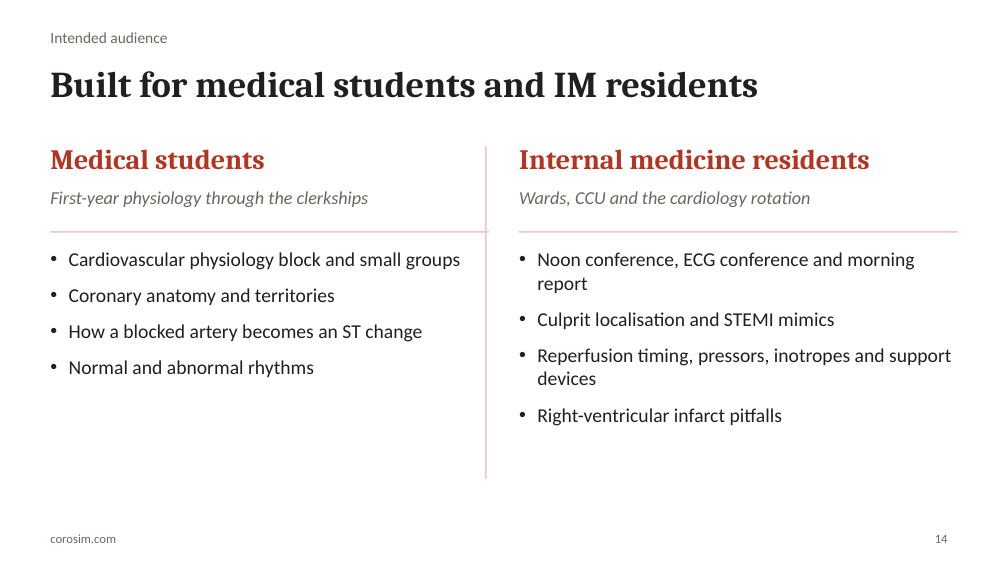
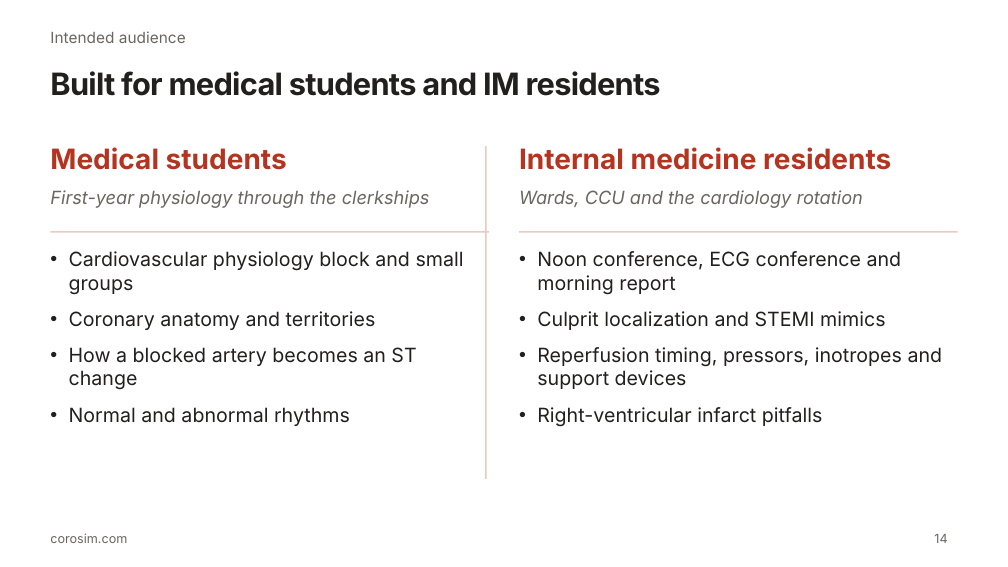
Before and after one commit to sirpravnp/corosim, a slide deck: slide 14 of docs/acc-sim-competition/CoroSim_ACC_Cardio_Sim_Creator.pptx. Drawn at 1008x567 pixels with LibreOffice and Linux fonts; fonts in the diff are those of the drawing. Boxes give left, top, right and bottom in pixels: in the first picture for what was removed or moved away, otherwise in the second. Text is boxed around its words. In the diff, an @@ line names an element or a change of style, - is before the commit and + after.

```diff
--- a/docs/acc-sim-competition/CoroSim_ACC_Cardio_Sim_Creator.pptx
+++ b/docs/acc-sim-competition/CoroSim_ACC_Cardio_Sim_Creator.pptx
@@ title "Built for medical students and ..." at [50,71,661,96]: size 26 to 22 pt, font Cambria to Inter, letter spacing 0 to -0.5 pt @@
@@ text "Medical students" at [50,147,287,170]: font Cambria to Inter @@
@@ text "Internal medicine residents" at [519,147,891,170]: font Cambria to Inter @@
@@ text at [537,251,943,427]: font Calibri to Inter in "Noon conference, ECG conference and morning report", "Reperfusion timing, pressors, inotropes and support devices", "Right-ventricular infarct pitfalls" @@
@@ text at [537,311,885,330]: text changed; font Calibri to Inter @@
-• Culprit localisation and STEMI mimics
+• Culprit localization and STEMI mimics
@@ font Calibri to Inter in 6 elements at [50,31,186,43], [50,190,430,208], [69,251,464,426], [519,190,863,208], [934,534,947,543], [50,533,127,543] @@
```
Also in this commit, not shown: 18 other slides changed, 1 other file.
